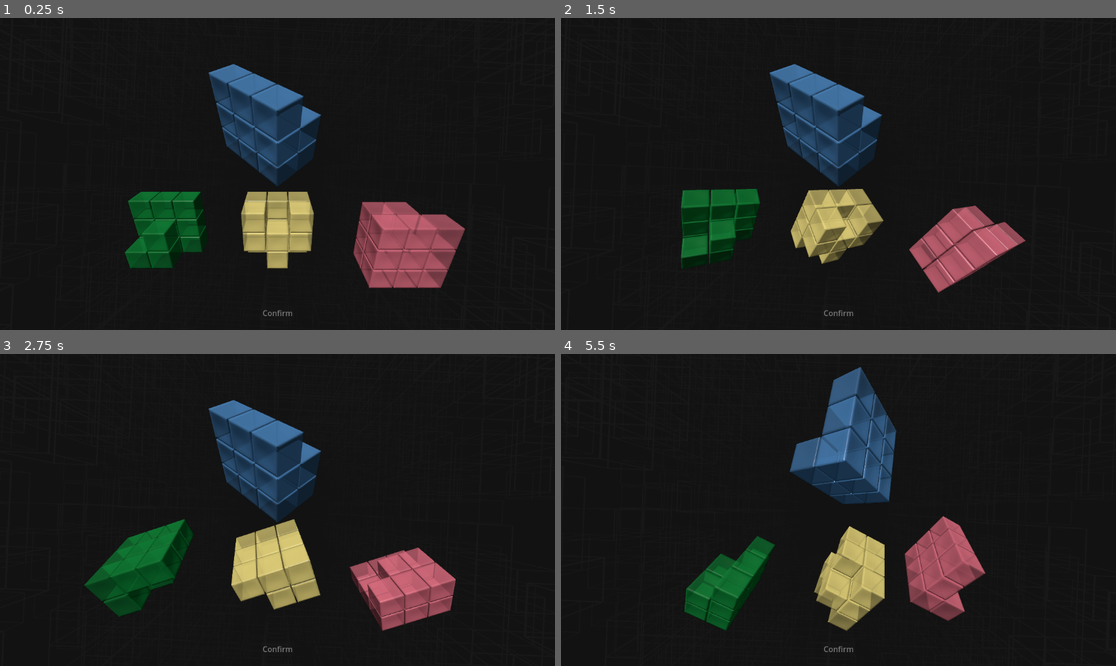
Above: before the commit, frames 1-4 (two rows, left to right).
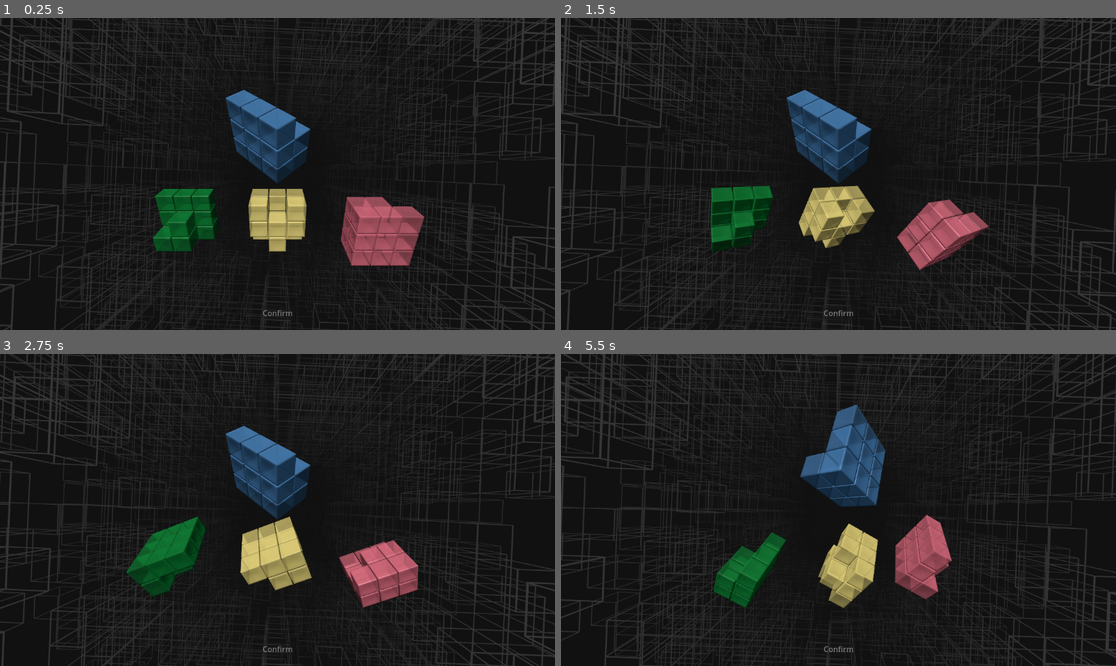
Above: after the commit, the same moments.

Repository: artifactz/coexist-game
Game: Godot game, scene res://main.tscn
Same seed, same stepped clock (60 frames per second), same inputs: the game is played once before the commit and once after it.
Inputs (mouse positions are in pixels of both pictures, inside the frame that each line leads up to):
- Up to frame 1 (0.25 s): no input
- Up to frame 2 (1.5 s): move the mouse to (960, 158) at 0.52 s; click (960, 158) at 0.67 s; drag from (727, 189) to (810, 236) at 1.27 s
- Up to frame 3 (2.75 s): move the mouse to (333, 441) at 2.02 s; click (333, 441) at 2.17 s
- Up to frame 4 (5.5 s): drag from (810, 572) to (672, 463) at 2.77 s; move the mouse to (1005, 556) at 3.52 s; click (1005, 556) at 3.67 s; drag from (672, 463) to (755, 432) at 4.27 s; move the mouse to (866, 510) at 5.02 s; click (866, 510) at 5.17 s

The runs differ from the first frame. In frame 1, 16% of the frame differs, in the area x 0-100%, y 0-100%; in frame 2, 15%; in frame 3, 16%; in frame 4, 14%.

Commit message:
:zap: drawing background via MultiMesh, simplified material shader

Diff:
--- /dev/null
+++ b/auto_aspect_camera3d.gd
@@ -0,0 +1,9 @@
+class_name AutoAspectCamera3D
+extends Camera3D
+
+func _process(_delta):
+	var viewport_size = get_viewport().size
+	if viewport_size.y > viewport_size.x:
+		keep_aspect = Camera3D.KEEP_WIDTH
+	else:
+		keep_aspect = Camera3D.KEEP_HEIGHT
--- /dev/null
+++ b/background_multi_mesh_instance_3d.gd
@@ -0,0 +1,39 @@
+extends MultiMeshInstance3D
+
+@export var instance_count: int = 24000
+
+var material = preload("res://background_shader_material.tres")
+var mesh := BoxMesh.new()
+var transforms: Array = []
+
+func _ready():
+	mesh.size = Vector3(1.0, 0.02, 0.02)
+	mesh.material = material
+	multimesh = MultiMesh.new()
+	multimesh.transform_format = MultiMesh.TRANSFORM_3D
+	multimesh.mesh = mesh
+	multimesh.instance_count = instance_count
+	multimesh.visible_instance_count = 0
+
+func add_instance(transform: Transform3D):
+	transforms.push_back(transform)
+	multimesh.set_instance_transform(multimesh.visible_instance_count, transform)
+	multimesh.visible_instance_count += 1
+
+func update_transforms():
+	var n = transforms.size()
+	multimesh.visible_instance_count = n
+	for i in n:
+		multimesh.set_instance_transform(i, transforms[i])
+	#print("Set ", n, " instances.")
+
+func step(dz := 1.0, cutoff := 0.0):
+	for i in transforms.size():
+		var t = transforms[i]
+		t.origin.z += dz
+		transforms[i] = t
+	var n_before = transforms.size()
+	transforms = transforms.filter(func (t: Transform3D): return t.origin.z < cutoff)
+	var n_after = transforms.size()
+	#print("Removed ", (n_before - n_after), " instances.")
+	update_transforms()
--- /dev/null
+++ b/background_shader_material.tres
@@ -0,0 +1,23 @@
+[gd_resource type="ShaderMaterial" format=3 uid="uid://dwb003bqdnbkd"]
+
+[sub_resource type="Shader" id="Shader_ulksf"]
+code = "shader_type spatial;
+render_mode depth_draw_always, cull_back, unshaded;
+
+uniform vec3 base_color = vec3(0.25, 0.25, 0.25);
+uniform vec3 fog_color = vec3(0.071, 0.071, 0.071);
+uniform float max_depth = 30.0;
+
+void fragment() {
+	float depth_r = 1.0 - clamp(-VERTEX.z / max_depth, 0.0, 1.0);
+	depth_r *= depth_r;
+	ALBEDO = mix(fog_color, base_color, depth_r);
+}
+"
+
+[resource]
+render_priority = 0
+shader = SubResource("Shader_ulksf")
+shader_parameter/base_color = Vector3(0.25, 0.25, 0.25)
+shader_parameter/fog_color = Vector3(0.071, 0.071, 0.071)
+shader_parameter/max_depth = 40.0
--- a/background_viewport_node.gd
+++ b/background_viewport_node.gd
@@ -8,15 +8,12 @@
 const CAMERA_SPEED = 0.08
 const CAMERA_SPIRAL_RADIUS = 0.33
 const CAMERA_SPIRAL_SPEED = 0.026109
-const CAMERA_ROLL_MAGNITUDE = 0.015625 * PI
-const CAMERA_ROLL_SPEED = 0.020183
+const CAMERA_ROLL_MAGNITUDE = 0.014625 * PI
+const CAMERA_ROLL_SPEED = 0.015983
 const W = 20
 const H = 20
 const D = 40
 const TUNNEL_SIZE = 10
-
-var mesh := BoxMesh.new()
-var mesh_instances = []
 
 ## Last two slices of a 3D grid storing along which axes (x, y, z) to put cube edges.
 var edges = []
@@ -25,7 +22,6 @@
 var camera_roll_t: float = 0.25
 
 func _ready() -> void:
-	mesh.size = Vector3(1.0, 0.02, 0.02)
 	edges = [
 		_create_array2d(H + 1, W + 1, func (): return PackedByteArray([0, 0, 0])),
 		_create_array2d(H + 1, W + 1, func (): return PackedByteArray([0, 0, 0]))
@@ -73,18 +69,16 @@
 				for ax in 3:
 					if cell_edges[ax] != 1:
 						continue
-					var mesh_instance = MeshInstance3D.new()
-					mesh_instance.mesh = mesh
+
+					var t: Transform3D
 					if ax == 0:
-						mesh_instance.position = Vector3(x + 0.5 - 0.5 * W, -y + 0.5 * H, -z - slice_index)
+						t = Transform3D(Basis(), Vector3(x + 0.5 - 0.5 * W, -y + 0.5 * H, -z - slice_index))
 					elif ax == 1:
-						mesh_instance.rotate_z(0.5 * PI)
-						mesh_instance.position = Vector3(x - 0.5 * W, -y - 0.5 + 0.5 * H, -z - slice_index)
+						t = Transform3D(Basis(Vector3.BACK, 0.5 * PI), Vector3(x - 0.5 * W, -y - 0.5 + 0.5 * H, -z - slice_index))
 					else:
-						mesh_instance.rotate_y(0.5 * PI)
-						mesh_instance.position = Vector3(x - 0.5 * W, -y + 0.5 * H, -z - 0.5 - slice_index)
-					mesh_instances.push_back(mesh_instance)
-					add_child(mesh_instance)
+						t = Transform3D(Basis(Vector3.UP, 0.5 * PI), Vector3(x - 0.5 * W, -y + 0.5 * H, -z - 0.5 - slice_index))
+					$MultiMeshInstance3D.add_instance(t)
+
 					cell_edges[ax] = 2
 
 func _process(delta: float) -> void:
@@ -99,15 +93,10 @@
 
 	# Camera forward movement
 	$Camera3D.position.z -= CAMERA_SPEED * delta
-	if $Camera3D.position.z < -1.0:
+	if $Camera3D.position.z <= -1.0:
 		# Moved one unit -- remove old geometry in the back and add new geometry in the front
-		$Camera3D.position.z = 0.0
-		for mesh_instance in mesh_instances:
-			if mesh_instance.position.z >= 0.0:
-				mesh_instance.queue_free()
-			else:
-				mesh_instance.position.z += 1.0
-		mesh_instances = mesh_instances.filter(func (m): return not m.is_queued_for_deletion())
+		$Camera3D.position.z += 1.0
+		$MultiMeshInstance3D.step()
 		add_slice(D - 1)
 
 func _create_array2d(rows: int, cols: int, initializer: Callable) -> Array:
--- a/main.gd
+++ b/main.gd
@@ -10,9 +10,9 @@
 
 # Called when the node enters the scene tree for the first time.
 func _ready() -> void:
-	$SubViewportContainer/SubViewport/Node/Camera3D.look_at(Vector3(0, 0, 0))
-	$UserInterface/ConfirmButton.disabled = true
-	$UserInterface/ConfirmButton.pressed.connect(on_confirm_clicked)
+	var confirm_button = $UserInterface/ConfirmButton
+	confirm_button.disabled = true
+	confirm_button.pressed.connect(on_confirm_clicked)
 
 	game.scores_updated.connect(update_scores)
 	game.setup_round()
@@ -23,7 +23,7 @@
 	ui_controller = UIController.new(
 		scene_controller,
 		$UserInterface/SelectionLine2D,
-		$UserInterface/ConfirmButton
+		confirm_button
 	)
 
 # Called every frame. 'delta' is the elapsed time since the previous frame.
--- a/main.tscn
+++ b/main.tscn
@@ -3,13 +3,14 @@
 [ext_resource type="Script" uid="uid://63jtctbcjew5" path="res://main.gd" id="1_0xm2m"]
 [ext_resource type="Script" uid="uid://b0p08xlqiuptg" path="res://selection_line_2d.gd" id="2_0xm2m"]
 [ext_resource type="Script" uid="uid://dihdgkwkai30f" path="res://background_viewport_node.gd" id="2_h2yge"]
+[ext_resource type="Script" uid="uid://bas6u8db3gk3l" path="res://auto_aspect_camera3d.gd" id="3_1bvp3"]
+[ext_resource type="Script" uid="uid://dpnkracgibk1d" path="res://background_multi_mesh_instance_3d.gd" id="4_lquwl"]
 
 [sub_resource type="Environment" id="Environment_0xm2m"]
 background_mode = 1
 background_color = Color(0.06879827, 0.06879828, 0.06879828, 1)
 ambient_light_source = 2
-ambient_light_color = Color(0.21176471, 0.21176471, 0.21176471, 1)
-fog_enabled = true
+ambient_light_color = Color(0.3328807, 0.33288068, 0.33288068, 1)
 fog_mode = 1
 fog_light_color = Color(0.07058824, 0.07058824, 0.07058824, 1)
 fog_density = 1.0
@@ -45,7 +46,13 @@
 [node name="Node" type="Node3D" parent="SubViewportContainer/BackgroundSubViewport" unique_id=739107655]
 script = ExtResource("2_h2yge")
 
-[node name="Camera3D" type="Camera3D" parent="SubViewportContainer/BackgroundSubViewport/Node" unique_id=1188231513]
+[node name="Camera3D" type="Camera3D" parent="SubViewportContainer/BackgroundSubViewport/Node" unique_id=1833074140]
+far = 400.0
+script = ExtResource("3_1bvp3")
+metadata/_custom_type_script = "uid://bas6u8db3gk3l"
+
+[node name="MultiMeshInstance3D" type="MultiMeshInstance3D" parent="SubViewportContainer/BackgroundSubViewport/Node" unique_id=55065394]
+script = ExtResource("4_lquwl")
 
 [node name="SubViewport" type="SubViewport" parent="SubViewportContainer" unique_id=372436183]
 own_world_3d = true
@@ -60,11 +67,14 @@
 
 [node name="Node" type="Node3D" parent="SubViewportContainer/SubViewport" unique_id=943061144]
 
-[node name="Camera3D" type="Camera3D" parent="SubViewportContainer/SubViewport/Node" unique_id=843177067]
-transform = Transform3D(1, 0, 0, 0, 1, 0, 0, 0, 1, 0, 1, 2.5)
-
 [node name="DirectionalLight3D" type="DirectionalLight3D" parent="SubViewportContainer/SubViewport/Node" unique_id=956408561]
 transform = Transform3D(0.9238795, 0.33141363, -0.19134171, 0, 0.49999997, 0.86602545, 0.38268346, -0.8001032, 0.46193972, 0, 0, 0)
+
+[node name="Camera3D" type="Camera3D" parent="SubViewportContainer/SubViewport/Node" unique_id=1495059360]
+transform = Transform3D(1, 0, 0, 0, 1, 0, 0, 0, 1, 0, 1.25, 3.125)
+far = 400.0
+script = ExtResource("3_1bvp3")
+metadata/_custom_type_script = "uid://bas6u8db3gk3l"
 
 [node name="UserInterface" type="Control" parent="." unique_id=1171349409]
 layout_mode = 3
--- a/scene_controller.gd
+++ b/scene_controller.gd
@@ -85,8 +85,12 @@
 	for i in 3:
 		_set_euler_zyx(solution_cubes[i], rotations.pop_at(randi() % rotations.size()))
 
+func _setup_scene():
+	_setup_camera()
+	_setup_cubes()
+
 ## Creates and assigns cubes.
-func _setup_scene():
+func _setup_cubes():
 	main_cube = _create_cube(Color("#4477AADA"), Vector3(0, 0.75, 0))
 
 	var colors = [Color("#117733DA"), Color("#DDCC77DA"), Color("#CC6677DA")]
@@ -101,6 +105,9 @@
 		selection_lights.push_back(light)
 		selection_transitions.push_back(0.0)
 		selection_transition_directions.push_back(TransitionDirection.Activating)
+
+func _setup_camera():
+	camera.look_at(Vector3(0, 0, 0))
 
 ## Creates a cube instance and adds it to the scene.
 func _create_cube(color: Color, position: Vector3, solution_index: int = -1) -> Cube3x3x3:
Not shown, added: auto_aspect_camera3d.gd.uid
Not shown, added: background_multi_mesh_instance_3d.gd.uid
